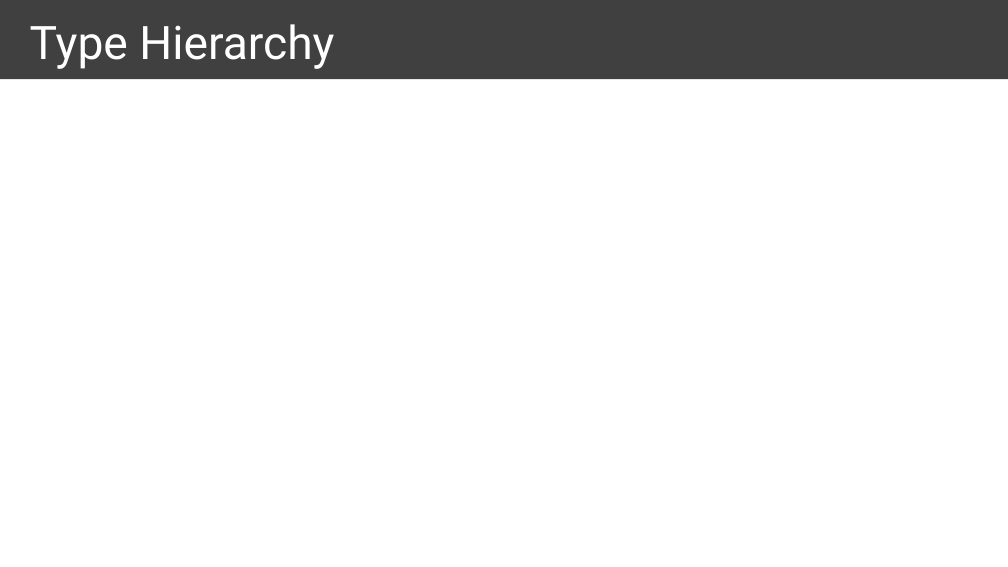
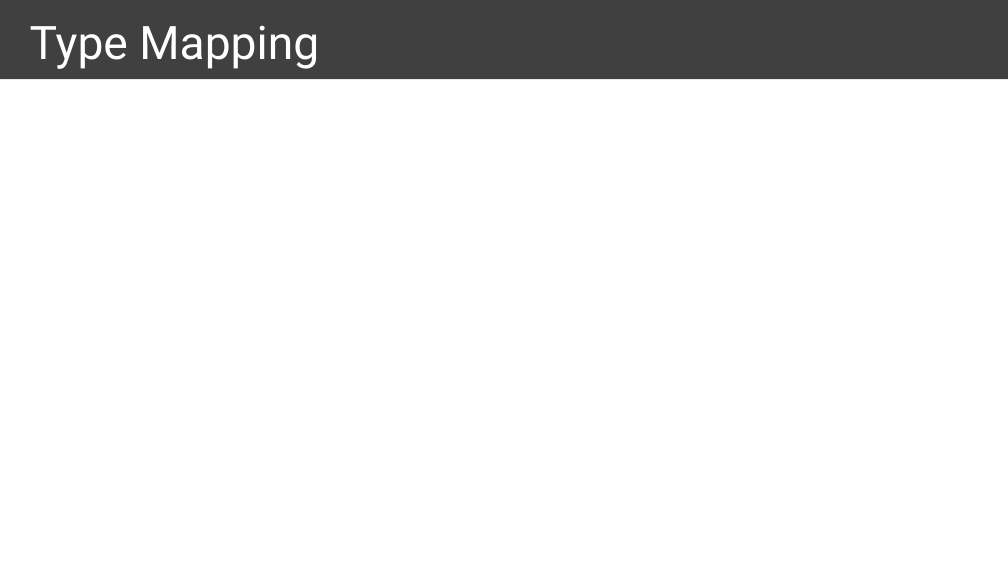
Before and after one commit to ymekesser/a-type-of-magic-presentation, a slide deck: slide 44 of a-type-of-magic.pptx (slide 14 before the commit). Drawn at 1008x567 pixels with LibreOffice and Linux fonts; fonts in the diff are those of the drawing; grey boxes stand for pictures. Boxes give left, top, right and bottom in pixels: in the first picture for what was removed or moved away, otherwise in the second. Text is boxed around its words. In the diff, an @@ line names an element or a change of style, - is before the commit and + after.

```diff
--- a/a-type-of-magic.pptx
+++ b/a-type-of-magic.pptx
@@ title at bbox=[30, 25, 319, 69]: text changed @@
-Type Hierarchy
+Type Mapping
```
Also in this commit, not shown: 10 other slides changed, 22 slides added, 7 other files.
